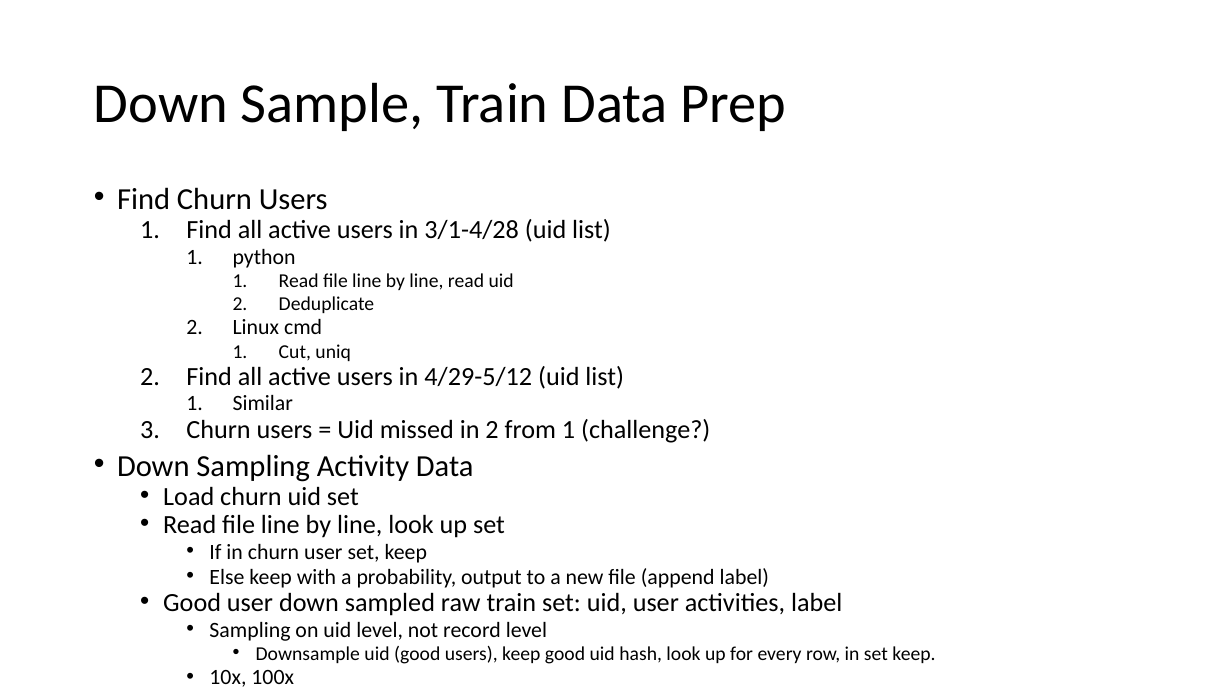
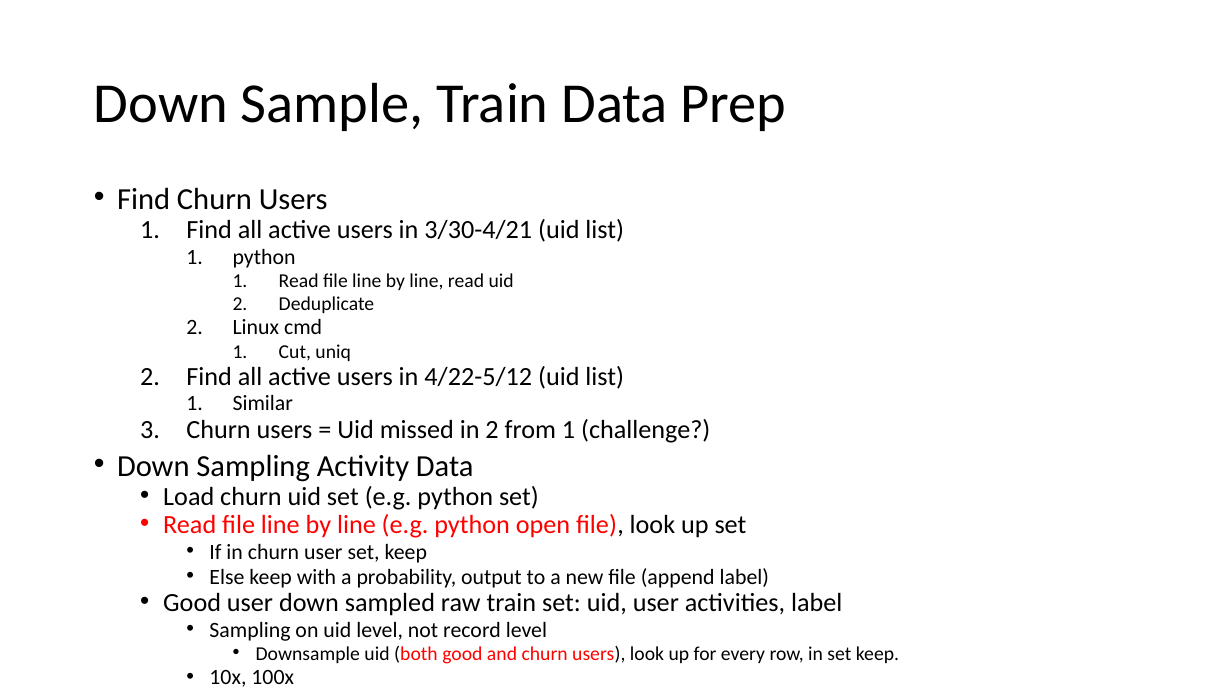
Before and after one commit to johnnyds/music_box, a slide deck: slide 3 of project_plan.pptx. Drawn at 1232x693 pixels with LibreOffice and Linux fonts; fonts in the diff are those of the drawing. Boxes give left, top, right and bottom in pixels: in the first picture for what was removed or moved away, otherwise in the second. Text is boxed around its words. In the diff, an @@ line names an element or a change of style, - is before the commit and + after.

```diff
--- a/project_plan.pptx
+++ b/project_plan.pptx
@@ text at (186, 219, 624, 242): text changed @@
-  1. Find all active users in 3/1-4/28 (uid list)
+  1. Find all active users in 3/30-4/21 (uid list)
@@ text at (186, 366, 624, 389): text changed @@
-  2. Find all active users in 4/29-5/12 (uid list)
+  2. Find all active users in 4/22-5/12 (uid list)
@@ text at (163, 486, 747, 538): text changed @@
-  • Load churn uid set
-  • Read file line by line, look up set
+  • Load churn uid set (e.g. python set)
+  • Read file line by line (e.g. python open file), look up set
@@ text at (256, 646, 899, 664): text changed @@
-      • Downsample uid (good users), keep good uid hash, look up for every row, in set keep.
+      • Downsample uid (both good and churn users), look up for every row, in set keep.
```
Also in this commit, not shown: 1 other slide changed, 1 slide added, 1 other file.
